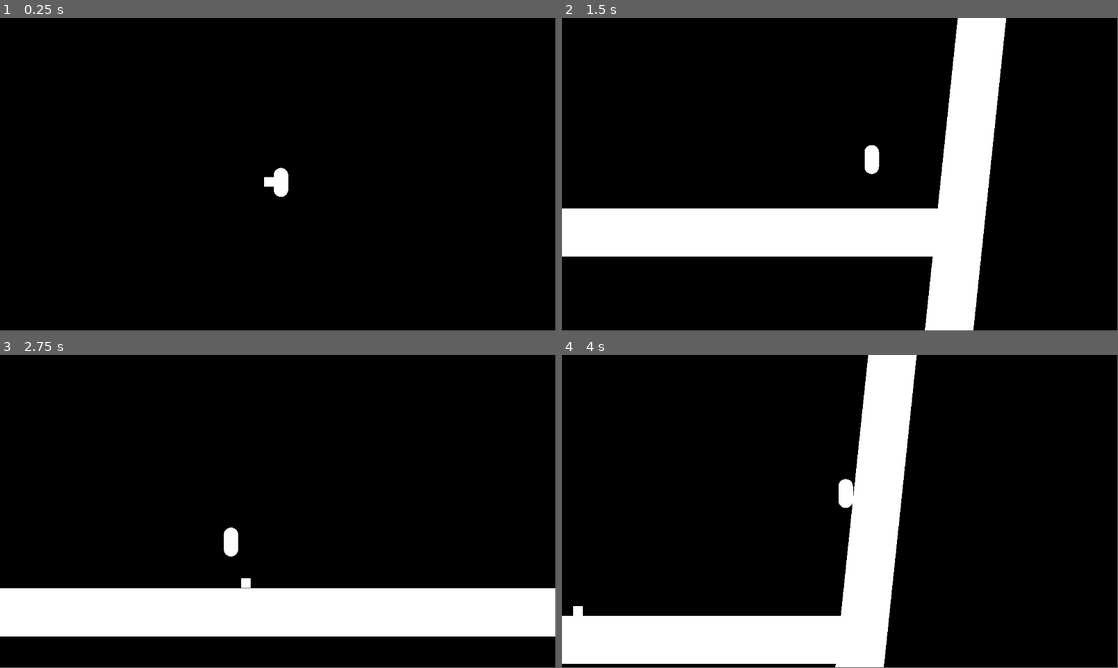
Above: before the commit, frames 1-4 (two rows, left to right).
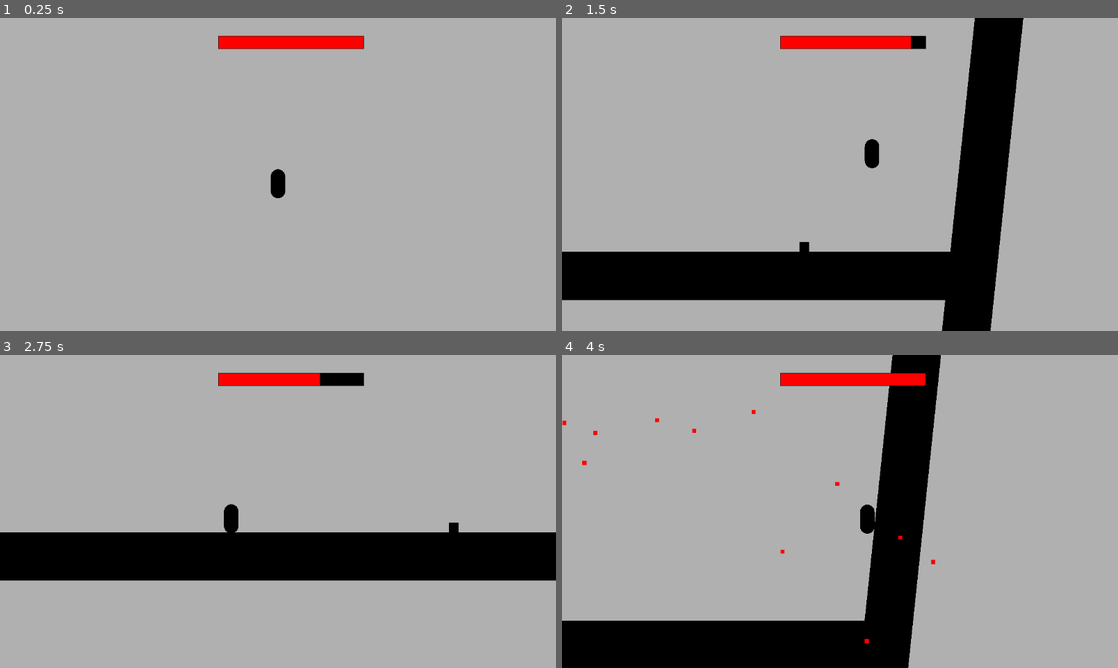
Above: after the commit, the same moments.

Repository: Rozzy1/Blobby
Game: Godot game, scene res://Levels.tscn
Two runs of this game, one before a commit and one after it. Both use one fixed random seed, a clock stepped at 60 frames per second and the inputs below.
Inputs:
- Up to frame 1 (0.25 s): no input
- Up to frame 2 (1.5 s): hold D (right) from 0.53 s (still down); tap Shift (Dash) at 0.6 s; tap W (up) at 0.77, 0.8, 1.07, 1.35 s
- Up to frame 3 (2.75 s): tap W (up) at 1.52, 1.82, 2.3 s; tap Shift (Dash) at 1.55, 2.1 s; release D (right) at 2.03 s; hold A (left) from 2.03 s (still down)
- Up to frame 4 (4 s): release A (left) at 2.78 s; hold D (right) from 2.78 s (still down); tap Shift (Dash) at 2.85 s; tap W (up) at 3.02, 3.32, 3.6, 3.77 s
In our replay, the window is 799x449 before the commit and 800x450 after it. These sizes can differ from the game's own. Grey fills any space a smaller window leaves; there, only what the larger window draws over its background counts as a difference.

The runs differ from the first frame. In frame 1, 100% of the frame differs, in the area x 0-100%, y 0-100%; in frame 2, 87%; in frame 3, 84%; in frame 4, 95%.

Commit message:
added lifebar and enemeyspanwer

Diff:
--- a/Blobbly/Enemey.tscn
+++ b/Blobbly/Enemey.tscn
@@ -23,23 +23,26 @@
 initial_velocity_min = 24.0
 initial_velocity_max = 30.0
 gravity = Vector3(0, 98, 0)
-scale_curve = SubResource("CurveTexture_wiibp")
+scale_curve = SubResource("CurveTexture_ma8m6")
 color = Color(1, 0, 0, 1)
+
+[sub_resource type="RectangleShape2D" id="RectangleShape2D_3rabq"]
 
 [node name="CharacterBody2D" type="CharacterBody2D"]
 scale = Vector2(20, 20)
 script = ExtResource("1_g1qwe")
 
 [node name="MeshInstance2D" type="MeshInstance2D" parent="."]
+modulate = Color(0, 0, 0, 1)
 mesh = SubResource("BoxMesh_nlhg7")
 
 [node name="CollisionShape2D" type="CollisionShape2D" parent="."]
 scale = Vector2(0.05, 0.05)
 shape = SubResource("RectangleShape2D_x1b3k")
 
-[node name="Area2D" type="Area2D" parent="."]
+[node name="HurtHitBox" type="Area2D" parent="."]
 
-[node name="CollisionShape2D" type="CollisionShape2D" parent="Area2D"]
+[node name="CollisionShape2D" type="CollisionShape2D" parent="HurtHitBox"]
 scale = Vector2(0.25, 0.25)
 shape = SubResource("CircleShape2D_yqqyh")
 
@@ -53,6 +56,14 @@
 randomness = 1.0
 collision_base_size = 5.0
 
-[connection signal="area_entered" from="Area2D" to="." method="_on_area_2d_area_entered"]
-[connection signal="body_entered" from="Area2D" to="." method="_on_area_2d_body_entered"]
+[node name="EnemeyLOS" type="Area2D" parent="."]
+
+[node name="CollisionShape2D" type="CollisionShape2D" parent="EnemeyLOS"]
+scale = Vector2(3, 2)
+shape = SubResource("RectangleShape2D_3rabq")
+
+[connection signal="area_entered" from="HurtHitBox" to="." method="_on_area_2d_area_entered"]
+[connection signal="body_entered" from="HurtHitBox" to="." method="_on_area_2d_body_entered"]
 [connection signal="finished" from="GPUParticles2D" to="." method="_on_gpu_particles_2d_finished"]
+[connection signal="body_entered" from="EnemeyLOS" to="." method="_on_enemey_los_body_entered"]
+[connection signal="body_exited" from="EnemeyLOS" to="." method="_on_enemey_los_body_exited"]
--- a/Blobbly/EnemeyPathFinder.gd
+++ b/Blobbly/EnemeyPathFinder.gd
@@ -1,18 +1,21 @@
 extends CharacterBody2D
 @onready var collision = $CollisionShape2D
 @onready var Sprite = $MeshInstance2D
-@onready var player = $"../Player"
-@onready var Hurtbox = $Area2D
+@onready var player = get_tree().get_first_node_in_group("player")
+@onready var Hurtbox = $HurtHitBox
 @onready var particles = $GPUParticles2D
-var gravity = 900
-var speed = 150
+var gravity : int = 900
+var speed :int  = 150
 var player_class = Player
+var can_see_player : bool
+var damage : int = 4
 
 func _physics_process(delta: float) -> void:
+	print(position)
 	if not is_on_floor():
 		velocity.y += gravity * delta
 	await get_tree().physics_frame
-	if player:
+	if player and can_see_player == true:
 		var direction = (player.position.x - global_position.x)
 		if direction < 0:
 			direction = -1
@@ -22,16 +25,25 @@
 		move_and_slide()
 
 
-
 func _on_area_2d_body_entered(body):
 	if body == player:
-		if player.is_dashing == true:
+		if player.is_dashing == true or player.gravity == player.groundpoundgravity:
+			Hurtbox.set_deferred("monitoring",false)
 			Sprite.visible = false
 			collision.set_deferred("disabled",1)
 			particles.emitting = true
+			player.subtract_health(-5)
 		else:
-			pass #dish out dmage function here
+			player.subtract_health(damage)
 
 
 func _on_gpu_particles_2d_finished():
 	queue_free()
+
+
+func _on_enemey_los_body_entered(body):
+	can_see_player = true
+
+
+func _on_enemey_los_body_exited(body):
+	can_see_player = false
--- /dev/null
+++ b/Blobbly/EnemeySpawner.gd
@@ -0,0 +1,19 @@
+extends Node2D
+@onready var enemeyscene : PackedScene = preload("res://Enemey.tscn")
+@export var enemeypositions : PackedVector2Array
+var currentarrayposition : int = 0
+# Called when the node enters the scene tree for the first time.
+func _ready():
+	SpawnEnemies(enemeypositions.size())
+
+
+# Called every frame. 'delta' is the elapsed time since the previous frame.
+func _process(delta):
+	pass
+
+func SpawnEnemies(amount):
+	for i in amount:
+		var enemey = enemeyscene.instantiate()
+		add_child(enemey)
+		enemey.global_position = enemeypositions[currentarrayposition]
+		currentarrayposition = currentarrayposition + 1
--- /dev/null
+++ b/Blobbly/HealthBar - Copy.gd
@@ -0,0 +1,27 @@
+extends ProgressBar
+@onready var  timer = $Timer
+@onready var damagebar = $DamageBar
+
+var health = 0 : set = _set_health
+
+func _set_health(new_health):
+	var previous_health = health
+	health = min(max_value, new_health)
+	value = health
+	if health <= 0:
+		queue_free()
+	if health > previous_health:
+		damagebar.value = health
+	else:
+		timer.start()
+
+
+func init_health(_health):
+	health = _health
+	max_value = health
+	value = health
+	damagebar.max_value = health
+	damagebar.value = health
+
+func _on_timer_timeout():
+	damagebar.value = health
--- /dev/null
+++ b/Blobbly/HealthBar - Copy.tscn
@@ -0,0 +1,53 @@
+[gd_scene load_steps=6 format=3 uid="uid://btxfofmj4rehs"]
+
+[ext_resource type="Script" path="res://HealthBar - Copy.gd" id="1_r7a7b"]
+
+[sub_resource type="StyleBoxEmpty" id="StyleBoxEmpty_mf2jb"]
+
+[sub_resource type="StyleBoxFlat" id="StyleBoxFlat_a76i3"]
+bg_color = Color(1, 0, 0, 1)
+
+[sub_resource type="StyleBoxFlat" id="StyleBoxFlat_48plg"]
+bg_color = Color(0, 0, 0, 1)
+expand_margin_left = 1.0
+expand_margin_top = 1.0
+expand_margin_right = 1.0
+expand_margin_bottom = 1.0
+shadow_color = Color(0, 0, 0, 0.27451)
+shadow_offset = Vector2(0, 2)
+
+[sub_resource type="StyleBoxFlat" id="StyleBoxFlat_uvihj"]
+bg_color = Color(0.815686, 0.815686, 0.815686, 1)
+
+[node name="HealthBar" type="ProgressBar"]
+z_index = 1
+offset_left = 453.0
+offset_top = 38.0
+offset_right = 753.0
+offset_bottom = 63.0
+theme_override_styles/background = SubResource("StyleBoxEmpty_mf2jb")
+theme_override_styles/fill = SubResource("StyleBoxFlat_a76i3")
+max_value = 10.0
+value = 10.0
+show_percentage = false
+script = ExtResource("1_r7a7b")
+metadata/_edit_group_ = true
+
+[node name="DamageBar" type="ProgressBar" parent="."]
+z_index = -1
+layout_mode = 1
+anchors_preset = 15
+anchor_right = 1.0
+anchor_bottom = 1.0
+grow_horizontal = 2
+grow_vertical = 2
+theme_override_styles/background = SubResource("StyleBoxFlat_48plg")
+theme_override_styles/fill = SubResource("StyleBoxFlat_uvihj")
+max_value = 10.0
+show_percentage = false
+
+[node name="Timer" type="Timer" parent="."]
+wait_time = 0.2
+one_shot = true
+
+[connection signal="timeout" from="Timer" to="." method="_on_timer_timeout"]
--- a/Blobbly/Levels.tscn
+++ b/Blobbly/Levels.tscn
@@ -1,8 +1,9 @@
-[gd_scene load_steps=10 format=3 uid="uid://cl628sehtynmm"]
+[gd_scene load_steps=11 format=3 uid="uid://cl628sehtynmm"]
 
 [ext_resource type="Script" path="res://PlayerScript.gd" id="1_xt65x"]
-[ext_resource type="PackedScene" uid="uid://ji8lw2wgl8f1" path="res://Enemey.tscn" id="2_7e41o"]
 [ext_resource type="Script" path="res://NavigationRegion2D.gd" id="2_bic3t"]
+[ext_resource type="PackedScene" uid="uid://btxfofmj4rehs" path="res://HealthBar - Copy.tscn" id="2_ce43v"]
+[ext_resource type="Script" path="res://EnemeySpawner.gd" id="4_2nt6a"]
 
 [sub_resource type="CapsuleMesh" id="CapsuleMesh_p47id"]
 
@@ -25,6 +26,7 @@
 script = ExtResource("1_xt65x")
 
 [node name="MeshInstance2D" type="MeshInstance2D" parent="Player"]
+modulate = Color(0, 0, 0, 1)
 mesh = SubResource("CapsuleMesh_p47id")
 
 [node name="Camera2D" type="Camera2D" parent="Player"]
@@ -36,6 +38,11 @@
 shape = SubResource("CapsuleShape2D_rvn4p")
 debug_color = Color(0, 0.6, 0.701961, 0.419608)
 
+[node name="CanvasLayer" type="CanvasLayer" parent="Player"]
+
+[node name="HealthBar" parent="Player/CanvasLayer" instance=ExtResource("2_ce43v")]
+metadata/_edit_use_anchors_ = true
+
 [node name="StaticBody2D" type="StaticBody2D" parent="."]
 position = Vector2(51, 597)
 scale = Vector2(2000, 100)
@@ -45,6 +52,7 @@
 shape = SubResource("RectangleShape2D_jaevv")
 
 [node name="Polygon" type="MeshInstance2D" parent="StaticBody2D"]
+modulate = Color(0, 0, 0, 1)
 position = Vector2(0.002, 0)
 mesh = SubResource("BoxMesh_thm7c")
 
@@ -58,6 +66,7 @@
 shape = SubResource("RectangleShape2D_jaevv")
 
 [node name="MeshInstance2D" type="MeshInstance2D" parent="StaticBody2D2"]
+modulate = Color(0, 0, 0, 1)
 mesh = SubResource("BoxMesh_curc0")
 
 [node name="NavigationRegion2D" type="NavigationRegion2D" parent="."]
@@ -65,4 +74,7 @@
 navigation_polygon = SubResource("NavigationPolygon_jccss")
 script = ExtResource("2_bic3t")
 
-[node name="Enemey" parent="." instance=ExtResource("2_7e41o")]
+[node name="EnemeySpawner" type="Node2D" parent="."]
+position = Vector2(-764, 423)
+script = ExtResource("4_2nt6a")
+enemeypositions = PackedVector2Array(692, 420, -764, 423)
--- a/Blobbly/PlayerScript.gd
+++ b/Blobbly/PlayerScript.gd
@@ -1,11 +1,14 @@
 class_name Player
 extends CharacterBody2D
-
+@onready var healthbar = $CanvasLayer/HealthBar
 var dashspeed : int = 300
 const SPEED = 300.0
 const JUMP_VELOCITY = -600.0
 var gravity = 900
+var groundpoundgravity = 5000
 var is_dashing : bool = false
+var Health : int = 10
+var MaxHealth : int = Health
 
 
 
@@ -18,9 +21,9 @@
 	if Input.is_action_just_pressed("up") and is_on_floor():
 		velocity.y = JUMP_VELOCITY
 	if Input.is_action_pressed("down") and not is_on_floor():
-		gravity = 5000
+		gravity = groundpoundgravity
 	else:
-		gravity = 800
+		gravity = 900
 	# Get the input direction and handle the movement/deceleration.
 	# As good practice, you should replace UI actions with custom gameplay actions.
 	var direction = Input.get_axis("left", "right")
@@ -30,6 +33,7 @@
 		if is_dashing == false:
 			velocity.x = move_toward(velocity.x, 0, SPEED)
 	if Input.is_action_just_pressed("Dash"):
+		subtract_health(1)
 		for i in 10:
 			velocity.x = velocity.x + direction * dashspeed
 			await get_tree().create_timer(0).timeout
@@ -37,3 +41,12 @@
 		await get_tree().create_timer(0.05).timeout
 		is_dashing = false
 	move_and_slide()
+
+func subtract_health(damage_amt):#
+	print("ow")
+	Health = Health - damage_amt
+	if Health > MaxHealth:
+		Health = MaxHealth
+	healthbar.health = Health
+	if Health < 1:
+		print("dead")
--- a/Blobbly/project.godot
+++ b/Blobbly/project.godot
@@ -19,6 +19,10 @@
 [autoload]
 
 GameManager="*res://GameManager.gd"
+
+[display]
+
+window/stretch/mode="viewport"
 
 [input]
 
@@ -52,4 +56,4 @@
 
 renderer/rendering_method="gl_compatibility"
 renderer/rendering_method.mobile="gl_compatibility"
-environment/defaults/default_clear_color=Color(0, 0, 0, 1)
+environment/defaults/default_clear_color=Color(0.690196, 0.690196, 0.690196, 1)
Not shown: 2 places in Blobbly/Enemey.tscn that only renumber resources
